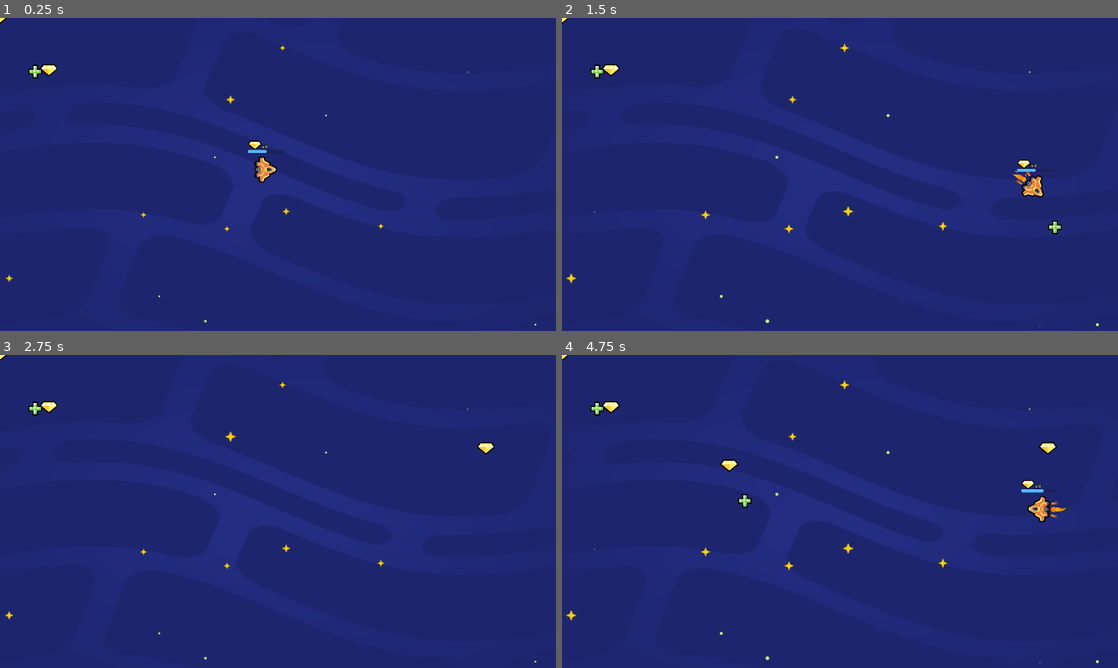
Above: before the commit, frames 1-4 (two rows, left to right).
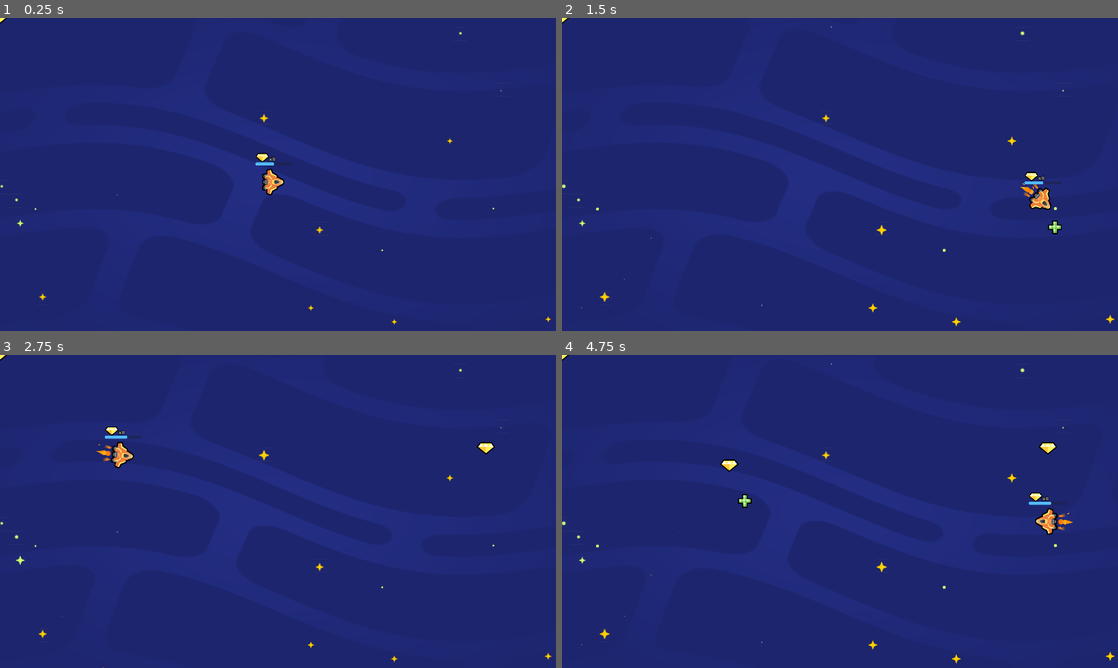
Above: after the commit, the same moments.

Repository: qzjo/2d-GameDev-Course
Game: Godot game, scene res://lessons/space_level.tscn
Two runs of this game, one before a commit and one after it. Both use one fixed random seed, a clock stepped at 60 frames per second and the inputs below.
Inputs:
- Up to frame 1 (0.25 s): no input
- Up to frame 2 (1.5 s): tap Enter at 0.5 s; hold D (move_right) 0.53-1.28 s; hold S (move_down) from 1.28 s (still down)
- Up to frame 3 (2.75 s): release S (move_down) at 2.03 s; hold D (move_right) from 2.03 s (still down)
- Up to frame 4 (4.75 s): release D (move_right) at 2.78 s; hold W (move_up) 2.78-3.53 s; hold A (move_left) from 3.53 s (still down)

The runs differ from the first frame. In frame 1, 1.0% of the frame differs, in the area x 0-100%, y 4-99%; in frame 2, 1.2%; in frame 3, 0.8%; in frame 4, 1.2%, in the area x 0-100%, y 2-99%.

Commit message:
L9-Keep-the-ship-on-screen

Diff:
--- a/05.loot_it_all_workbook/lessons/ship.gd
+++ b/05.loot_it_all_workbook/lessons/ship.gd
@@ -19,6 +19,11 @@
 	get_node("UI/HealthBar").value = health
 
 func _process(delta: float) -> void:
+
+	var viewport_size := get_viewport_rect().size
+	position.x = wrapf(position.x, 0, viewport_size.x)
+	position.y = wrapf(position.y, 0, viewport_size.y)
+
 	var direction := Vector2(0, 0)
 	direction.x = Input.get_axis("move_left", "move_right")
 	direction.y = Input.get_axis("move_up", "move_down")
--- a/05.loot_it_all_workbook/lessons/space_level.tscn
+++ b/05.loot_it_all_workbook/lessons/space_level.tscn
@@ -1,24 +1,16 @@
-[gd_scene load_steps=6 format=3 uid="uid://btkjymc78ap8d"]
+[gd_scene load_steps=4 format=3 uid="uid://btkjymc78ap8d"]
 
 [ext_resource type="PackedScene" uid="uid://dmv50krf4bo5r" path="res://lessons/ship.tscn" id="2_2j1u5"]
 [ext_resource type="PackedScene" uid="uid://bxfevggvxo634" path="res://assets/background/space_background.tscn" id="3_e6xy1"]
-[ext_resource type="PackedScene" uid="uid://i1u32ien7wqw" path="res://lessons/health_pack.tscn" id="3_rqbu2"]
-[ext_resource type="PackedScene" uid="uid://c83bjutple5me" path="res://lessons/Gem.tscn" id="4_t6e4a"]
 [ext_resource type="PackedScene" uid="uid://dvj2fuprxrfdp" path="res://lessons/random_item_placer.tscn" id="5_h5gyc"]
 
 [node name="Level" type="Node2D"]
 position = Vector2(6, 0)
 
 [node name="Ship" parent="." instance=ExtResource("2_2j1u5")]
-position = Vector2(1877, 1058)
+position = Vector2(940, 566)
 
 [node name="SpaceBackground" parent="." instance=ExtResource("3_e6xy1")]
 
 [node name="RandomItemPlacer" parent="." instance=ExtResource("5_h5gyc")]
-position = Vector2(955, 538)
-
-[node name="HealthPack" parent="." instance=ExtResource("3_rqbu2")]
-position = Vector2(1082, 720)
-
-[node name="Gem" parent="." instance=ExtResource("4_t6e4a")]
-position = Vector2(1129, 715)
+position = Vector2(-8, 3)
